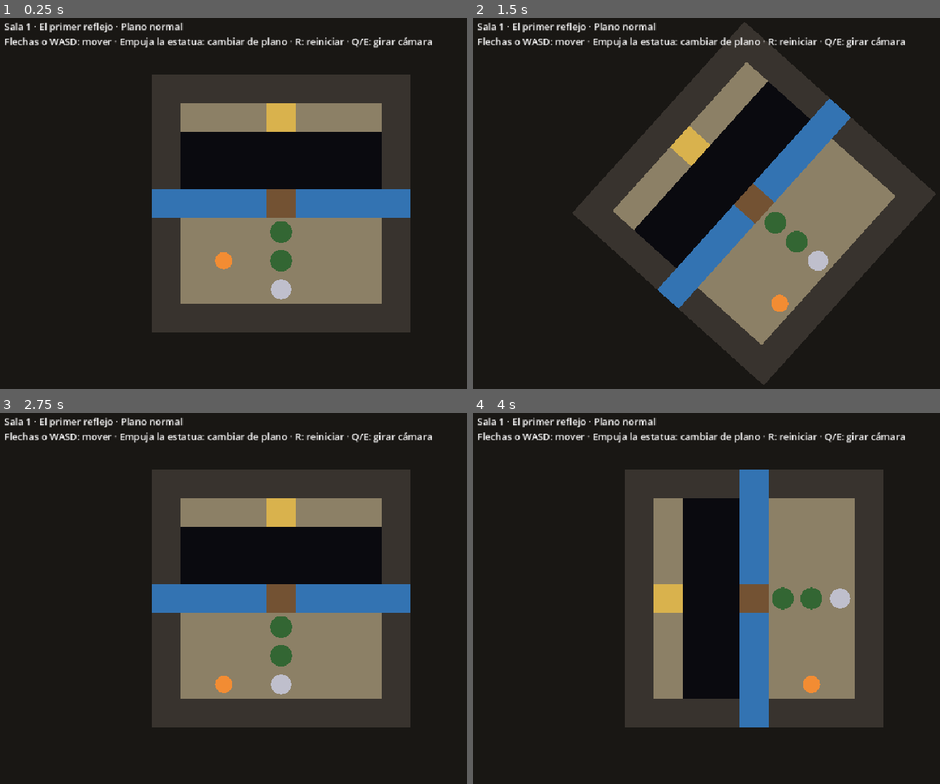
Above: before the commit, frames 1-4 (two rows, left to right).
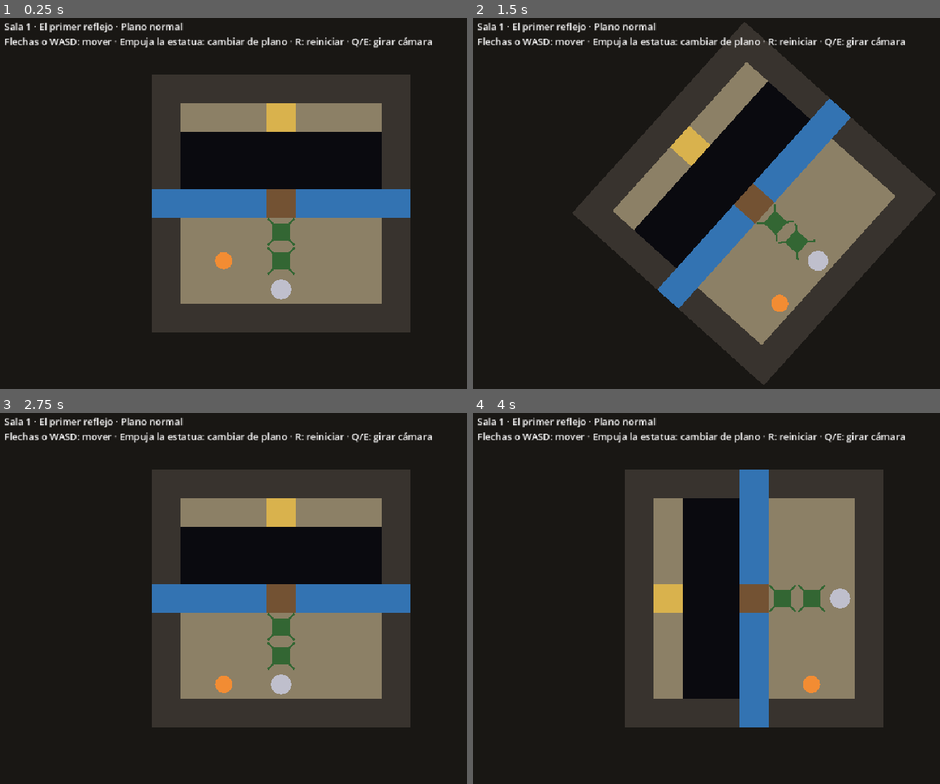
Above: after the commit, the same moments.

Repository: AngeloCS19/Juego
Game: Godot game, scene res://main.tscn
Same seed, same stepped clock (60 frames per second), same inputs: the game is played once before the commit and once after it.
Inputs:
- Up to frame 1 (0.25 s): no input
- Up to frame 2 (1.5 s): tap Enter at 0.5 s; hold Right 0.53-1.28 s; tap R at 0.6 s; tap Space at 1.25 s; hold Down from 1.28 s (still down); tap Q at 1.35 s
- Up to frame 3 (2.75 s): tap Enter at 2 s; release Down at 2.03 s; hold Right from 2.03 s (still down); tap E at 2.1 s
- Up to frame 4 (4 s): tap Space at 2.75 s; release Right at 2.78 s; hold Up 2.78-3.53 s; tap R at 2.85 s; tap Enter at 3.5 s; hold Left from 3.53 s (still down); tap Q at 3.6 s

The runs differ from the first frame. In frame 1, 0.2% of the frame differs, in the area x 57-64%, y 53-70%; in frame 2, 0.2%, in the area x 60-74%, y 50-66%; in frame 3, 0.2%; in frame 4, 0.2%.

Commit message:
Distinguir piedras fijas de las que se empujan
Las piedras fijas ahora se dibujan como bloques cuadrados con raíces;
antes solo cambiaba el tono de verde y se confundían.

Co-Authored-By: Claude Opus 5.5 (1M context) <noreply@anthropic.com>
Claude-Session: https://claude.ai/code/session_01CgeRXwbMC7VvuvXY2F3GVs

Diff:
--- a/scripts/sala.gd
+++ b/scripts/sala.gd
@@ -159,10 +159,19 @@
 		if espiritual:
 			draw_circle(_centro(p["pos"]), TAM * 0.35, Color(CELESTE, 0.2))
 			draw_circle(_centro(transformacion.aplicar(p["pos"])), TAM * 0.4, Color(CELESTE, 0.85))
+		elif p["fija"]:
+			_dibujar_piedra_fija(p["pos"])
 		else:
-			var color := COLOR_PIEDRA_FIJA if p["fija"] else COLOR_PIEDRA
-			draw_circle(_centro(p["pos"]), TAM * (0.45 if p["flota"] else 0.38), color)
+			draw_circle(_centro(p["pos"]), TAM * (0.45 if p["flota"] else 0.38), COLOR_PIEDRA)
 	draw_circle(_centro(jugador), TAM * 0.3, Color.WHITE if espiritual else COLOR_JUGADOR)
+
+
+## Las piedras fijas son bloques cuadrados con raíces, para que no se confundan con las que se empujan.
+func _dibujar_piedra_fija(c: Vector2i) -> void:
+	var centro := _centro(c)
+	for esquina in [Vector2(-1, -1), Vector2(1, -1), Vector2(-1, 1), Vector2(1, 1)]:
+		draw_line(centro, centro + esquina * TAM * 0.46, COLOR_PIEDRA_FIJA, 3.0)
+	draw_rect(Rect2(centro - Vector2.ONE * TAM * 0.3, Vector2.ONE * TAM * 0.6), COLOR_PIEDRA_FIJA)
 
 
 ## En el plano espiritual el piso se desvanece y solo queda la cuadrícula.
Not shown, changed: README.md
